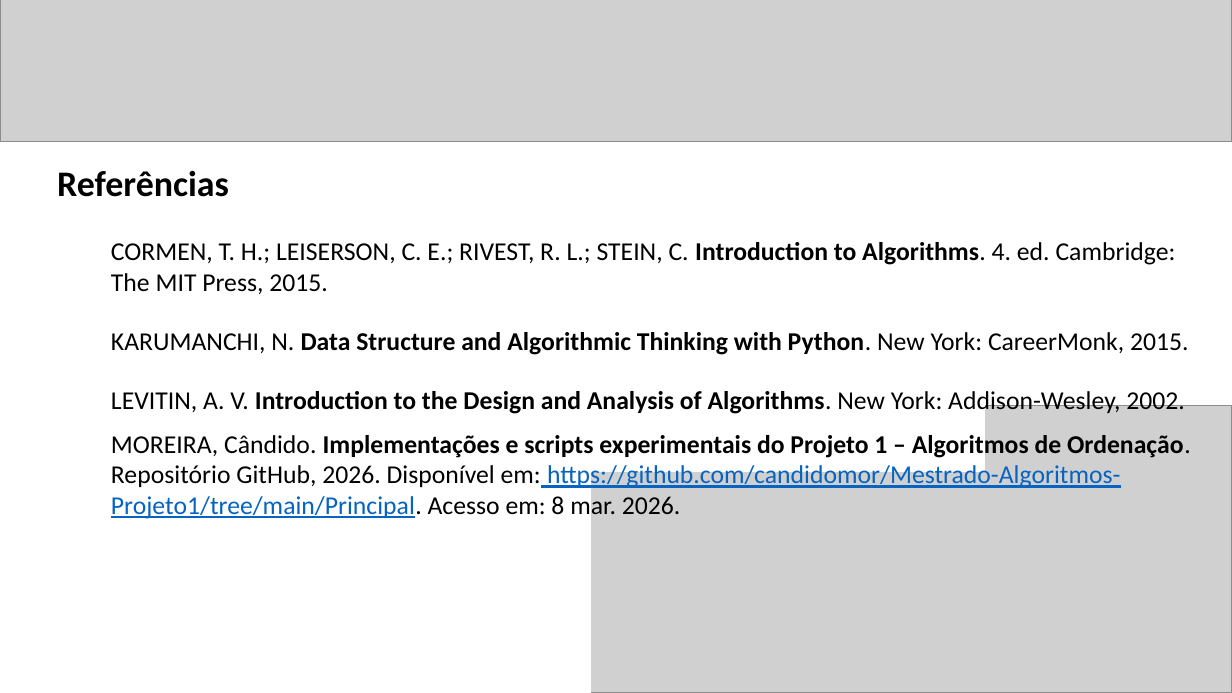
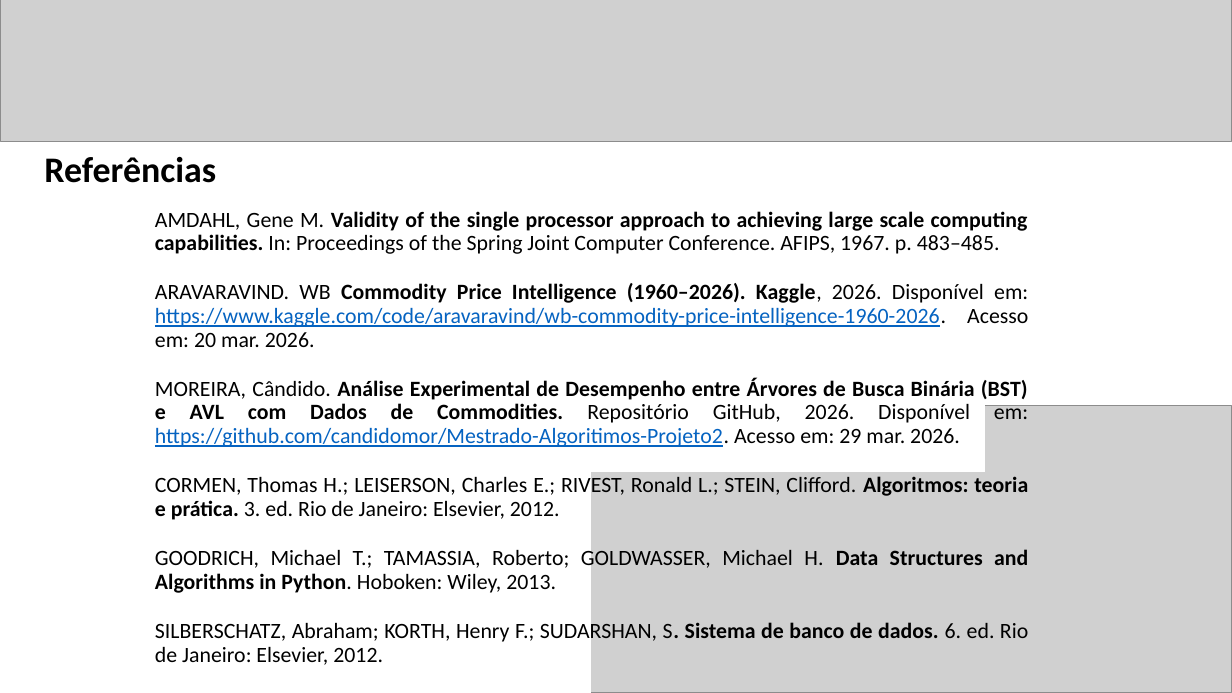
Before and after one commit to candidomor/Mestrado-Algoritimos-Projeto2, a slide deck: slide 15 of Apresentação - Projeto 02.pptx (slide 10 before the commit). Drawn at 1232x693 pixels with LibreOffice and Linux fonts; fonts in the diff are those of the drawing; grey boxes stand for pictures. Boxes give left, top, right and bottom in pixels: in the first picture for what was removed or moved away, otherwise in the second. Text is boxed around its words. In the diff, an @@ line names an element or a change of style, - is before the commit and + after.

```diff
--- a/Apresentação - Projeto 02.pptx
+++ b/Apresentação - Projeto 02.pptx
@@ title "Referências" moved from (x1=57, y1=170, x2=229, y2=197) to (x1=44, y1=156, x2=216, y2=183) @@
@@ text at (x1=155, y1=211, x2=1028, y2=645): text changed; size 20 to 17 pt @@
-CORMEN, T. H.; LEISERSON, C. E.; RIVEST, R. L.; STEIN, C. Introduction to Algorithms. 4. ed. Cambridge: The MIT Press, 2015.
-KARUMANCHI, N. Data Structure and Algorithmic Thinking with Python. New York: CareerMonk, 2015.
-LEVITIN, A. V. Introduction to the Design and Analysis of Algorithms. New York: Addison-Wesley, 2002.
-MOREIRA, Cândido. Implementações e scripts experimentais do Projeto 1 – Algoritmos de Ordenação. Repositório GitHub, 2026. Disponível em: https://github.com/candidomor/Mestrado-Algoritmos-Projeto1/tree/main/Principal. Acesso em: 8 mar. 2026.
+AMDAHL, Gene M. Validity of the single processor approach to achieving large scale computing capabilities. In: Proceedings of the Spring Joint Computer Conference. AFIPS, 1967. p. 483–485.
+ARAVARAVIND. WB Commodity Price Intelligence (1960–2026). Kaggle, 2026. Disponível em: https://www.kaggle.com/code/aravaravind/wb-commodity-price-intelligence-1960-2026. Acesso em: 20 mar. 2026.
+MOREIRA, Cândido. Análise Experimental de Desempenho entre Árvores de Busca Binária (BST) e AVL com Dados de Commodities. Repositório GitHub, 2026. Disponível em: https://github.com/candidomor/Mestrado-Algoritimos-Projeto2. Acesso em: 29 mar. 2026.
+CORMEN, Thomas H.; LEISERSON, Charles E.; RIVEST, Ronald L.; STEIN, Clifford. Algoritmos: teoria e prática. 3. ed. Rio de Janeiro: Elsevier, 2012.
+GOODRICH, Michael T.; TAMASSIA, Roberto; GOLDWASSER, Michael H. Data Structures and Algorithms in Python. Hoboken: Wiley, 2013.
+SILBERSCHATZ, Abraham; KORTH, Henry F.; SUDARSHAN, S. Sistema de banco de dados. 6. ed. Rio de Janeiro: Elsevier, 2012.
```
Also in this commit, not shown: 3 other slides changed, 7 slides added, 2 slides removed, 10 other files.
